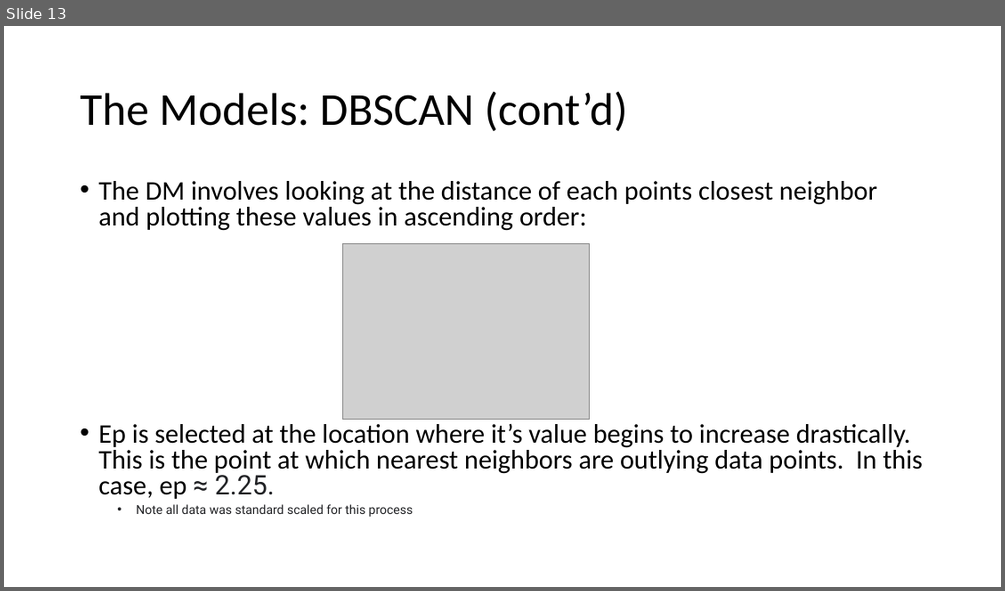
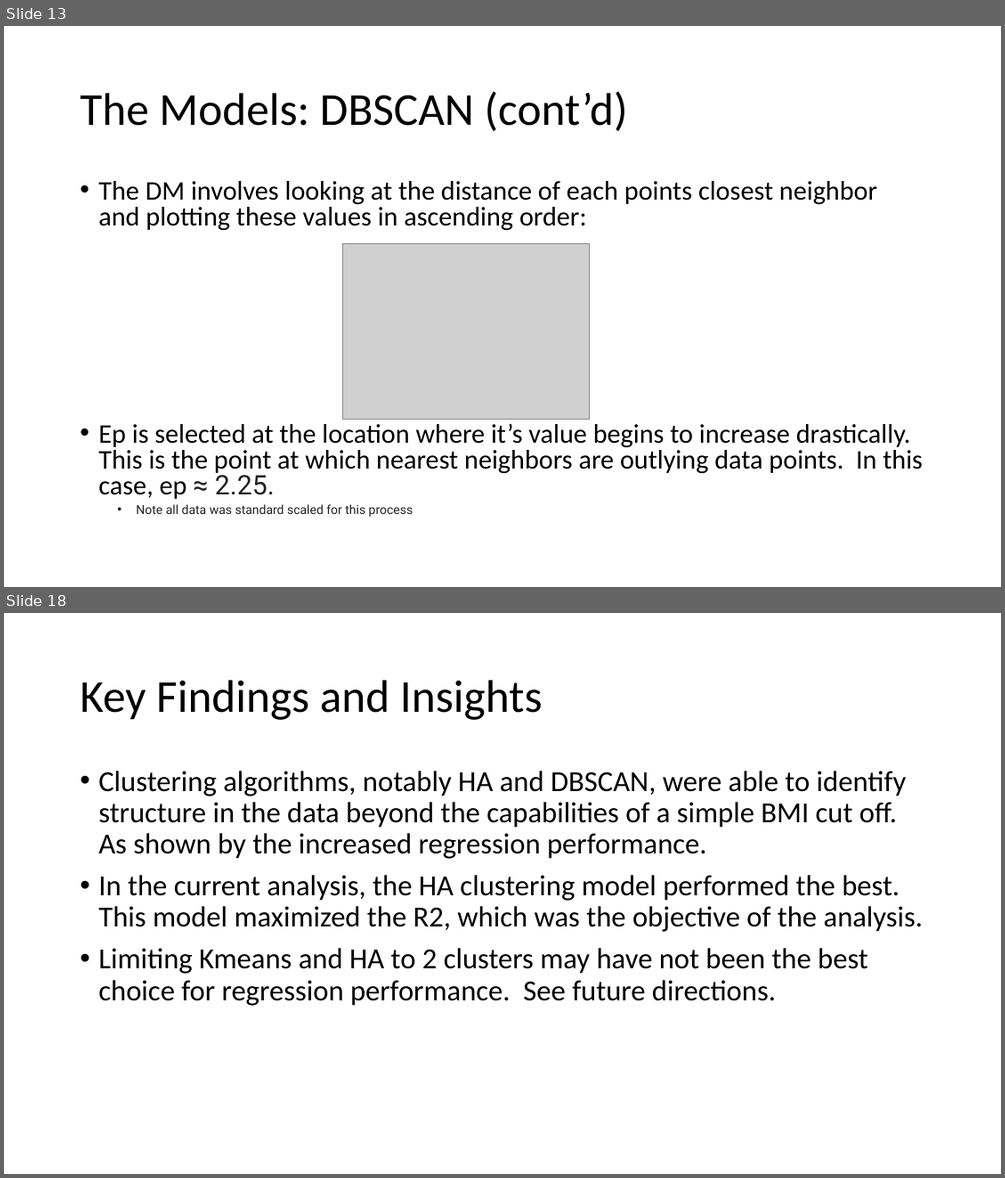
Before and after one commit to M-Matrona/IBM-Machine-Learning-Course, a slide deck: Course_4_Unsupervised_Learning/Classification_Project_Body_Fat_Prediction.pptx. Shown one above the other, each under a label of ours: slide 13 before the commit, slides 13 and 18 after it; the slides between them are not shown. The pictures are 1005x591 and 1005x1178 pixels, drawn with LibreOffice and Linux fonts; fonts in the diff are those of the drawing; grey boxes stand for pictures. Boxes give left, top, right and bottom in pixels: in the first picture for what was removed or moved away, otherwise in the second. Text is boxed around its words. In the diff, an @@ line names an element or a change of style, - is before the commit and + after.

```diff
--- a/Course_4_Unsupervised_Learning/Classification_Project_Body_Fat_Prediction.pptx
+++ b/Course_4_Unsupervised_Learning/Classification_Project_Body_Fat_Prediction.pptx
@@ slide 18 added at (4, 613, 1001, 1174), background #FFFFFF @@
@@ title added at (80, 680, 542, 720), 44 pt, text #000000 @@
+Key Findings and Insights
@@ text added at (98, 771, 923, 1005), 28 pt, text #000000 @@
+• Clustering algorithms, notably HA and DBSCAN, were able to identify structure in the data beyond the capabilities of a simple BMI cut off. As shown by the increased regression performance.
+• In the current analysis, the HA clustering model performed the best. This model maximized the R2, which was the objective of the analysis.
+• Limiting Kmeans and HA to 2 clusters may have not been the best choice for regression performance. See future directions.
```
Also in this commit, not shown: 11 slides changed, 1 other slide added, 2 slides removed, 4 other files.
